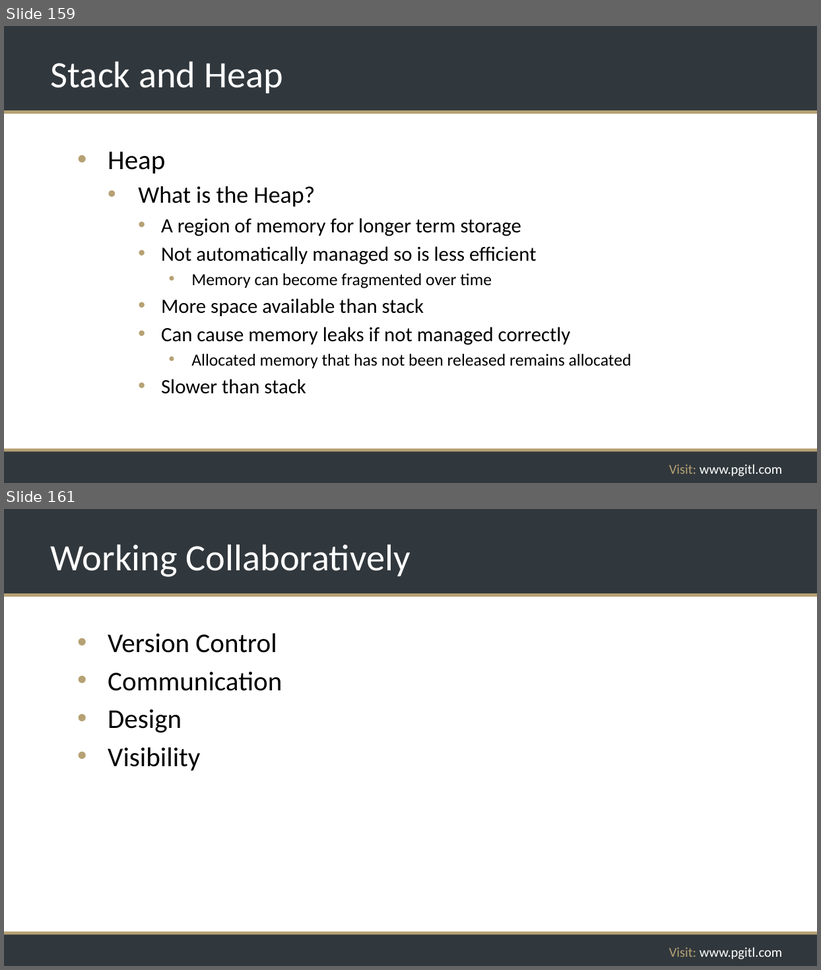
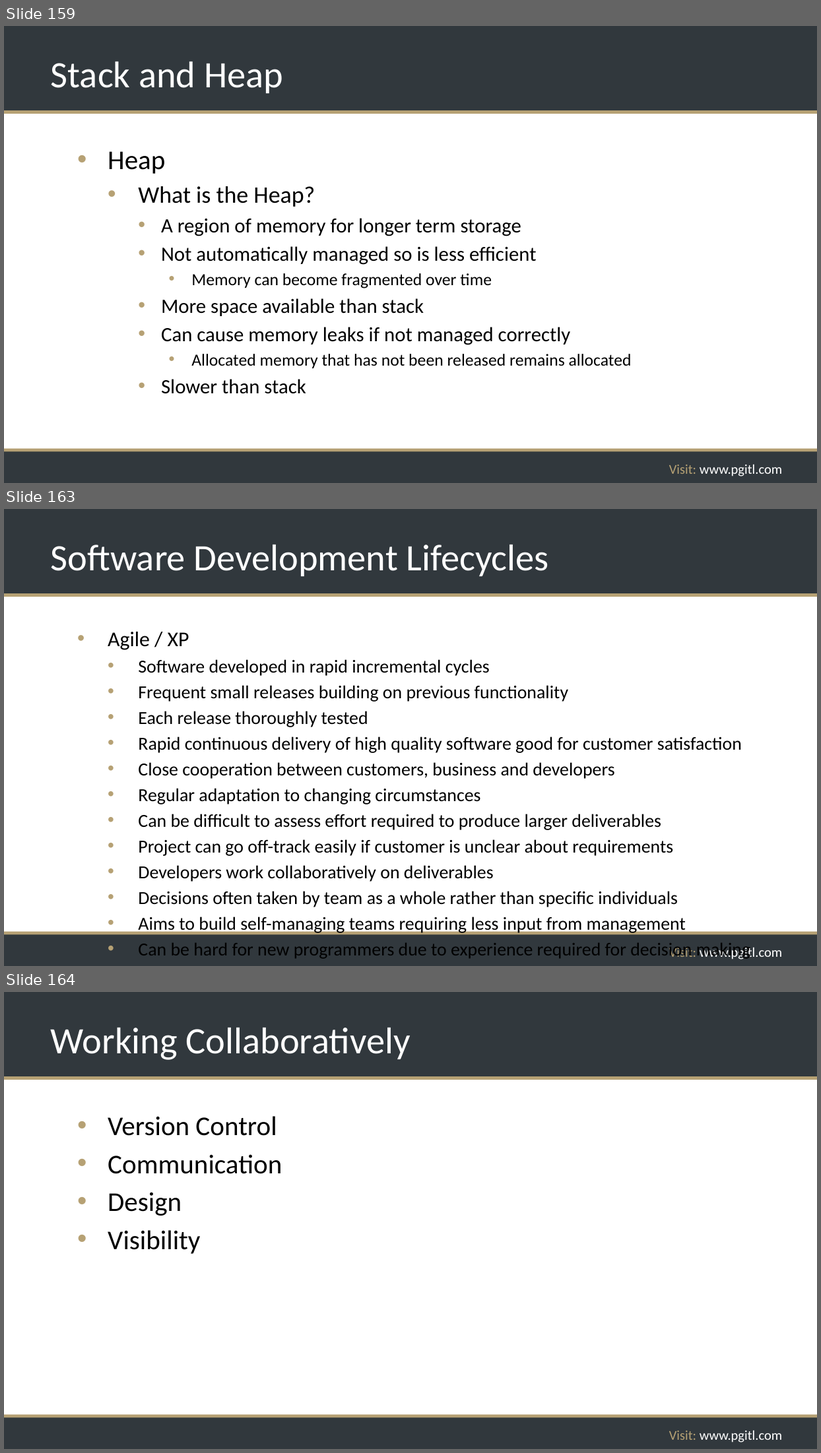
Before and after one commit to rikkouri/project-a, a slide deck: Programming Foundations.pptx. Shown one above the other, each under a label of ours: slides 159 and 161 before the commit, slides 159, 163 and 164 after it; the slides between them are not shown. The pictures are 821x970 and 821x1453 pixels, drawn with LibreOffice and Linux fonts; fonts in the diff are those of the drawing; background and template pictures are left out. Boxes give left, top, right and bottom in pixels: in the first picture for what was removed or moved away, otherwise in the second. Text is boxed around its words. In the diff, an @@ line names an element or a change of style, - is before the commit and + after.

```diff
--- a/Programming Foundations.pptx
+++ b/Programming Foundations.pptx
@@ slide 163 added at box(4, 509, 817, 966), background #FFFFFF; not listed: 5 template elements that a slide beside it also shows @@
@@ title added at box(51, 544, 549, 576), 44 pt, text #FFFFFF @@
+Software Development Lifecycles
@@ text added at box(108, 632, 750, 960), 21.7 pt, text #000000 @@
+• Agile / XP
+  • Software developed in rapid incremental cycles
+  • Frequent small releases building on previous functionality
+  • Each release thoroughly tested
+  • Rapid continuous delivery of high quality software good for customer satisfaction
+  • Close cooperation between customers, business and developers
+  • Regular adaptation to changing circumstances
+  • Can be difficult to assess effort required to produce larger deliverables
+  • Project can go off-track easily if customer is unclear about requirements
+  • Developers work collaboratively on deliverables
+  • Decisions often taken by team as a whole rather than specific individuals
+  • Aims to build self-managing teams requiring less input from management
+  • Can be hard for new programmers due to experience required for decision making
@@ what was slide 161 is now slide 164 @@
```
Also in this commit, not shown: 1 slide changed, 2 other slides added.
